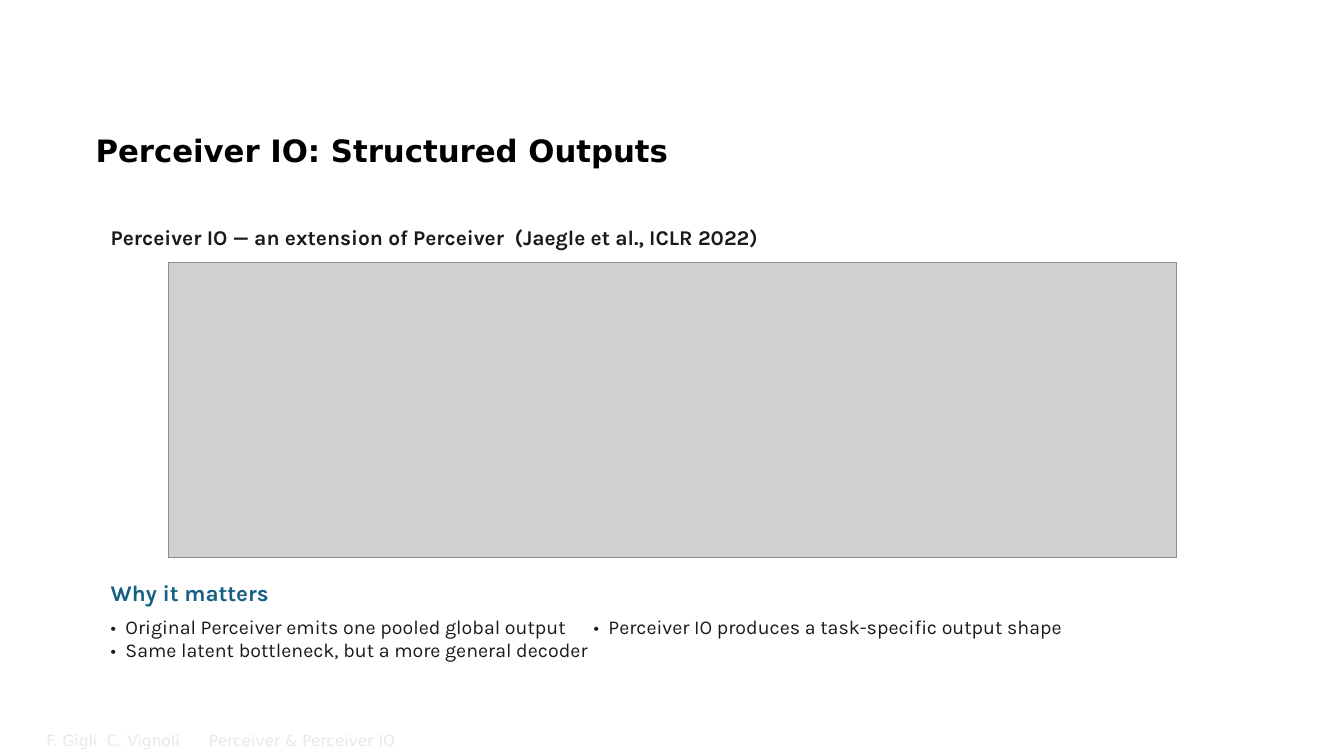
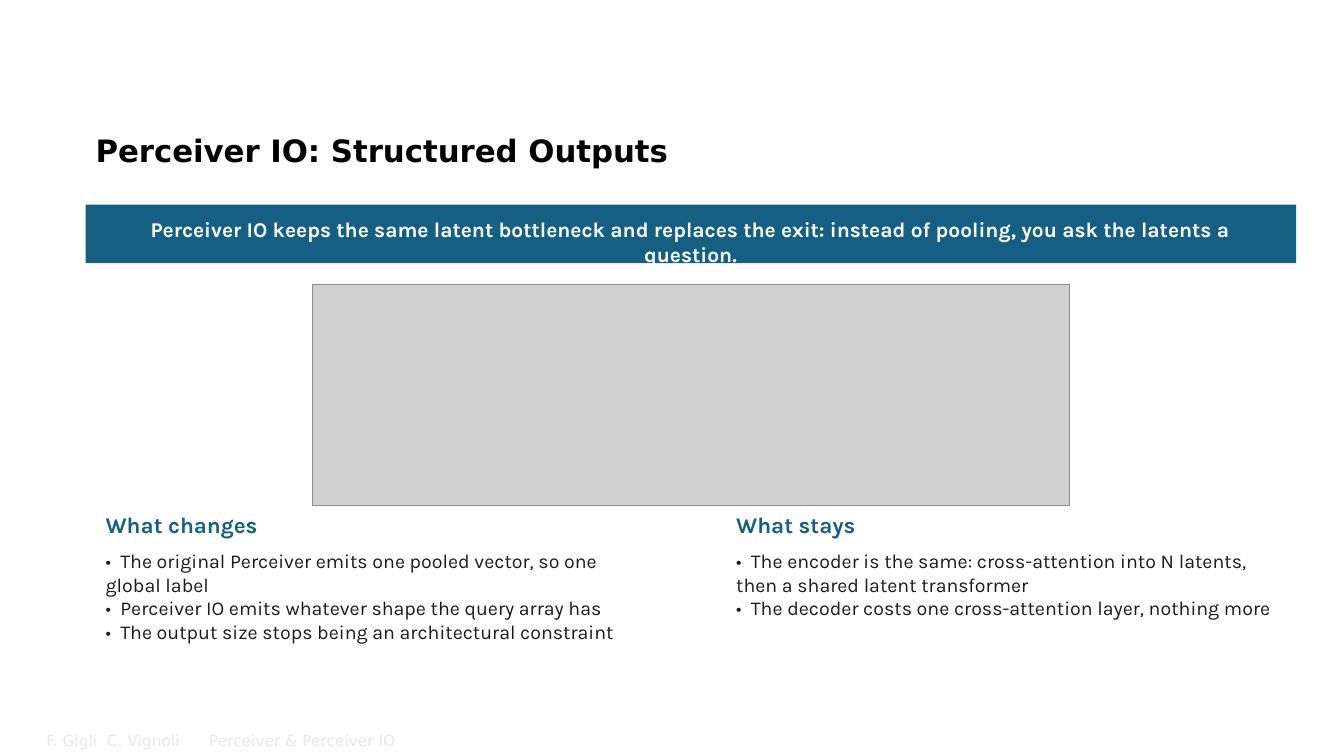
Before and after one commit to FrancescoGigli/Perceiver_project, a slide deck: slide 24 of sito/slide/Perceiver & Perceiver IO.pptx (slide 23 before the commit). Drawn at 1344x756 pixels with LibreOffice and Linux fonts; fonts in the diff are those of the drawing; grey boxes stand for pictures; background and template pictures are left out. Boxes give left, top, right and bottom in pixels: in the first picture for what was removed or moved away, otherwise in the second. Text is boxed around its words. In the diff, an @@ line names an element or a change of style, - is before the commit and + after.

Commit message:
Slide: revisione completa PDF e PPTX allineati
- notazione unica (Q=ZW_Q, un solo d_k), decoder O x D, query MLM O=M
- batch 32-64, niente dropout fra le aggiunte, bullet hardware/improvements veri per il codice
- GLUE ~10 punti sotto il paper, non ~8
- mappe d'attenzione dalla serie v2 (e01 5.84 bit vs e29 9.83 bit), figura riproducibile da _diag/attention_maps_v2.py
- commenti corrotti del .tex ripuliti; script _diag/ e figure delle 42 run tracciati

```diff
--- a/sito/slide/Perceiver & Perceiver IO.pptx
+++ b/sito/slide/Perceiver & Perceiver IO.pptx
@@ rectangle added at (86,205,1297,263), fill #156082 @@
@@ text removed at (111,229,758,251) @@
-Perceiver IO — an extension of Perceiver (Jaegle et al., ICLR 2022)
@@ text added at (151,222,1229,268), 15 pt, text #FFFFFF, bold @@
+Perceiver IO keeps the same latent bottleneck and replaces the exit: instead of pooling, you ask the latents a question.
@@ picture: place and size @@
-picture at (168,262,1177,558)
+picture at (313,284,1069,506)
@@ text added at (106,517,257,539), 16 pt, text #156082, bold @@
+What changes
@@ text added at (736,517,856,539), 16 pt, text #156082, bold @@
+What stays
@@ text added at (106,554,613,644), 14 pt, text #1A1A1A @@
+• The original Perceiver emits one pooled vector, so one global label
+• Perceiver IO emits whatever shape the query array has
+• The output size stops being an architectural constraint
@@ text added at (736,554,1270,620), 14 pt, text #1A1A1A @@
+• The encoder is the same: cross-attention into N latents, then a shared latent transformer
+• The decoder costs one cross-attention layer, nothing more
@@ text removed at (111,585,268,607) @@
-Why it matters
@@ text removed at (125,620,1061,662) @@
-• Original Perceiver emits one pooled global output • Perceiver IO produces a task-specific output shape
-• Same latent bottleneck, but a more general decoder
```
Also in this commit, not shown: 19 other slides changed, 12 slides added, 9 slides removed, 20 other files.
